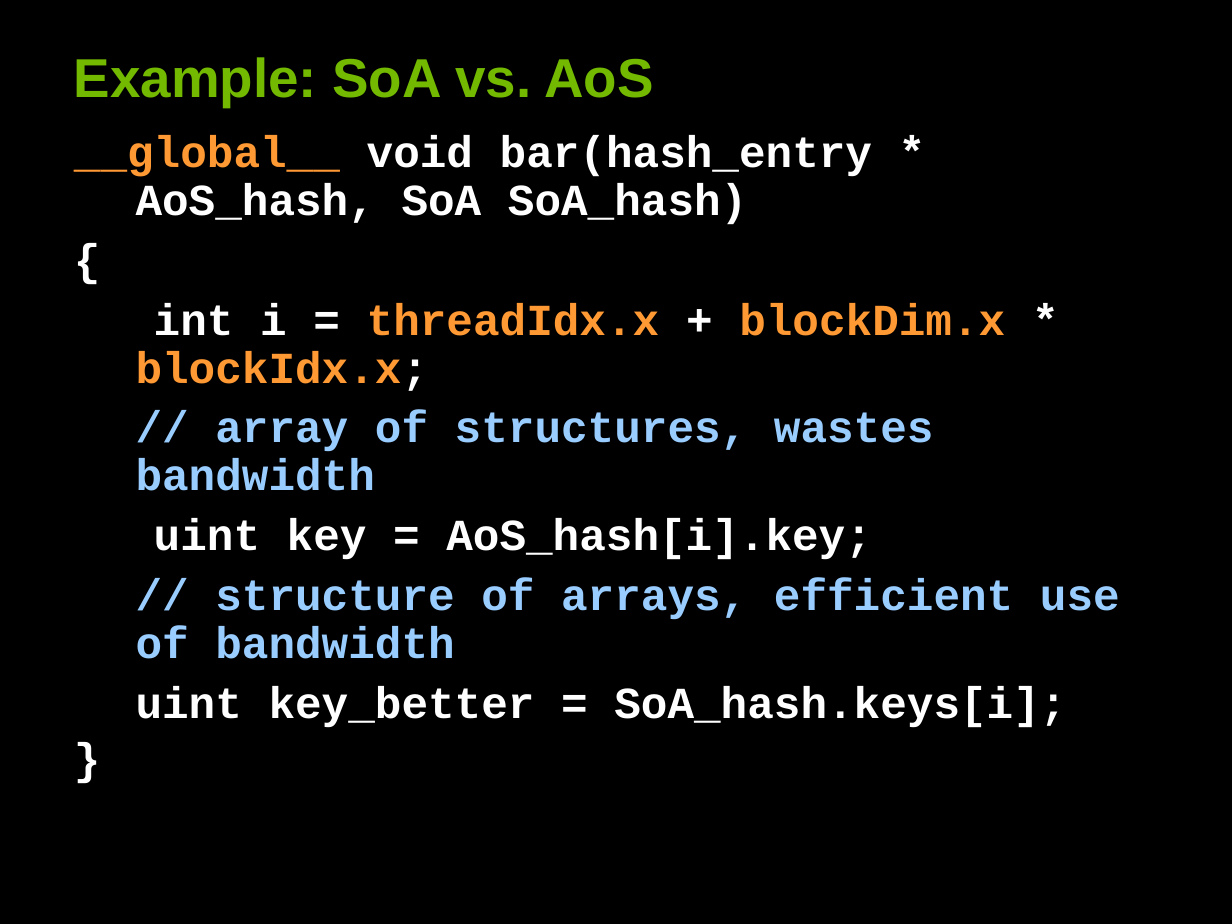
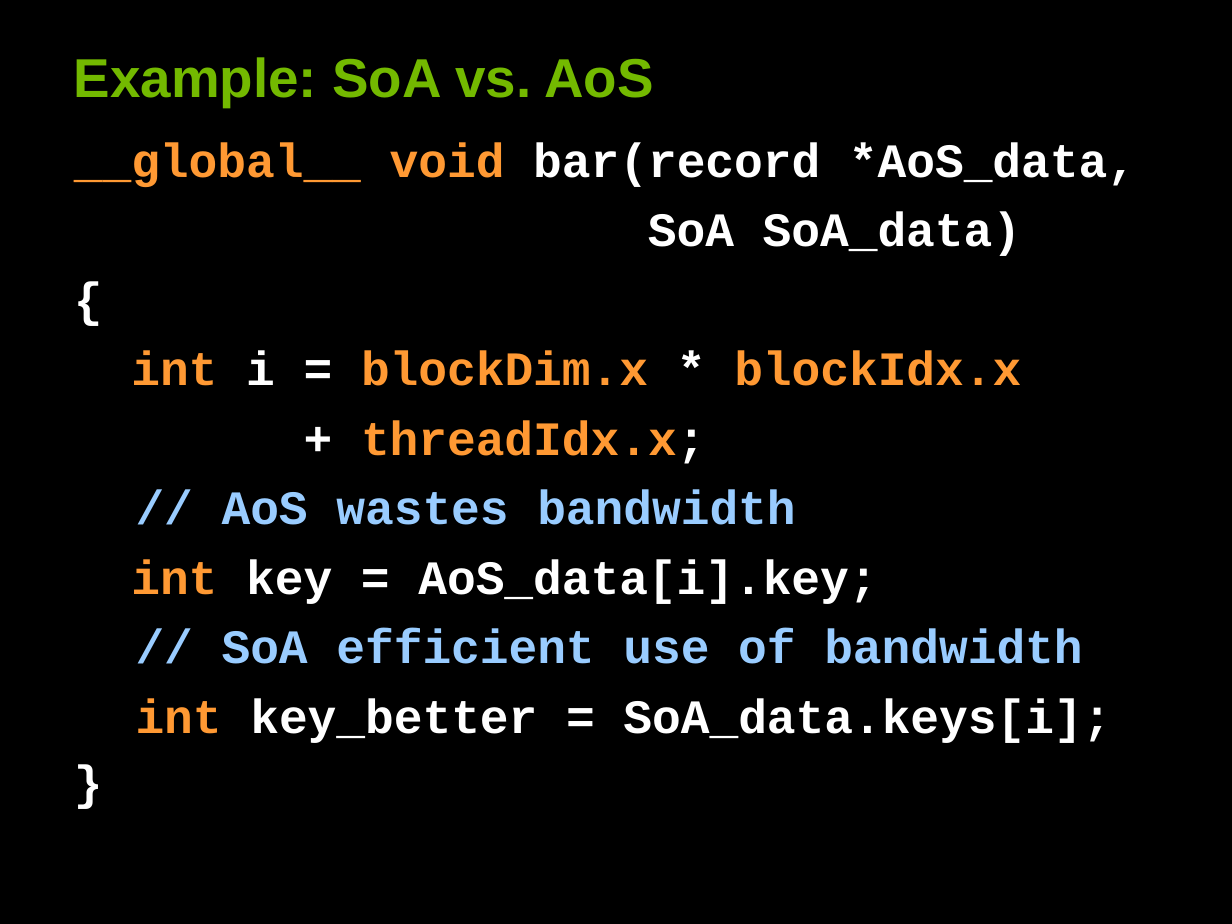
Before and after one commit to deeperlearning/stanford-cs193g-sp2010, a slide deck: slide 14 of lectures/lecture_5/performance_considerations.ppt. Drawn at 1232x924 pixels with LibreOffice and Linux fonts; fonts in the diff are those of the drawing. Boxes give left, top, right and bottom in pixels: in the first picture for what was removed or moved away, otherwise in the second. Text is boxed around its words. In the diff, an @@ line names an element or a change of style, - is before the commit and + after.

```diff
--- a/lectures/lecture_5/performance_considerations.ppt
+++ b/lectures/lecture_5/performance_considerations.ppt
@@ text "__global__ void bar(record *AoS_data," at bbox=[74, 142, 1136, 743]: size 25.9 to 28 pt in "{", "}"; line spacing 0.9 to 1 @@
@@ text at bbox=[74, 142, 1136, 256]: text changed; size 25.9 to 28 pt @@
-__global__ void bar(hash_entry * AoS_hash, SoA SoA_hash)
+__global__ void bar(record *AoS_data,
+SoA SoA_data)
@@ text at bbox=[131, 351, 1111, 743]: text changed; size 25.9 to 28 pt; text colour #99CCFF to #FFFFFF @@
-int i = threadIdx.x + blockDim.x * blockIdx.x;
-// array of structures, wastes bandwidth
-uint key = AoS_hash[i].key;
-// structure of arrays, efficient use of bandwidth
-uint key_better = SoA_hash.keys[i];
+int i = blockDim.x * blockIdx.x
++ threadIdx.x;
+// AoS wastes bandwidth
+int key = AoS_data[i].key;
+// SoA efficient use of bandwidth
+int key_better = SoA_data.keys[i];
```
Also in this commit, not shown: 22 other slides changed, 1 other file.
